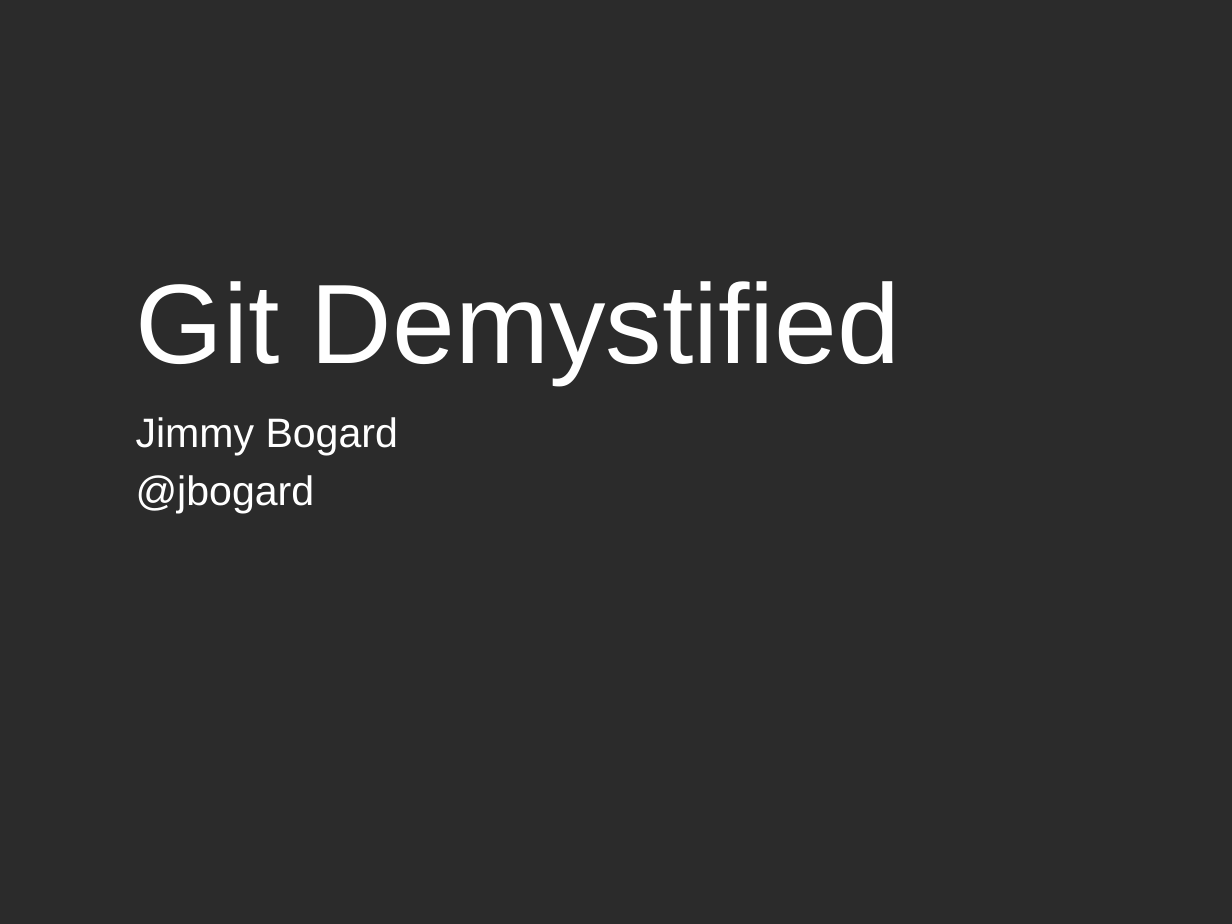
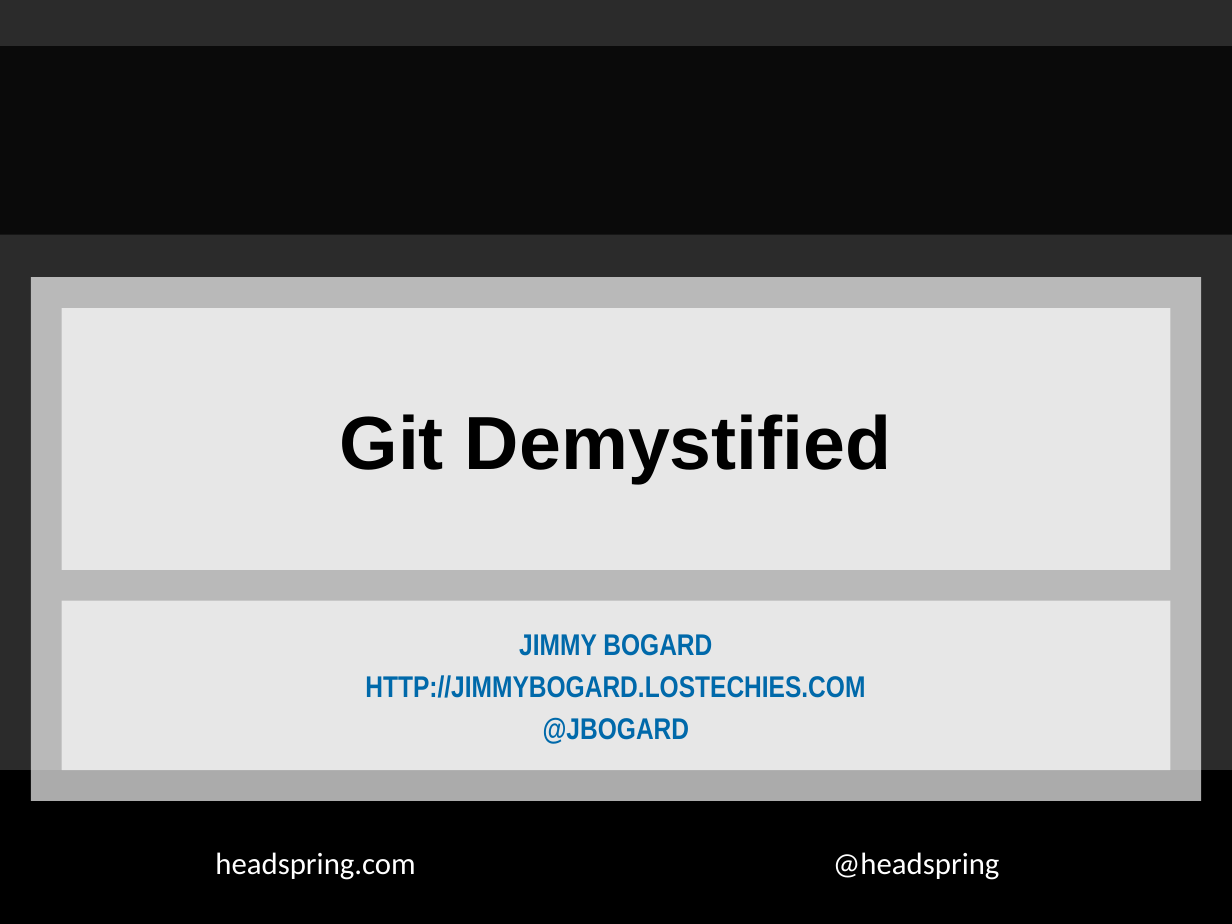
Before and after one commit to jbogard/presentations, a slide deck: slide 1 of GitDemystified/Git Demystified.pptx. Drawn at 1232x924 pixels with LibreOffice and Linux fonts; fonts in the diff are those of the drawing; background and template pictures are left out; a plain dark background stands for a picture behind light text. Boxes give left, top, right and bottom in pixels: in the first picture for what was removed or moved away, otherwise in the second. Text is boxed around its words. In the diff, an @@ line names an element or a change of style, - is before the commit and + after.

Commit message:
Updated ppt

```diff
--- a/GitDemystified/Git Demystified.pptx
+++ b/GitDemystified/Git Demystified.pptx
@@ rectangle added at box(0, 47, 1232, 235), fill #000000 at 75% opacity @@
@@ rectangle added at box(31, 277, 1201, 801), fill #FFFFFF at 67% opacity @@
@@ title "Git Demystified": place and size @@
-title "Git Demystified" at box(136, 281, 901, 383)
+title "Git Demystified" at box(62, 308, 1170, 569)
@@ title "Git Demystified" at box(62, 308, 1170, 569): size 66 to 44 pt, text colour #FFFFFF to #000000, bold on; alignment left to centre; fill none to #FFFFFF at 67% opacity @@
@@ subtitle removed at box(136, 417, 398, 513) @@
-Jimmy Bogard
-@jbogard
@@ subtitle added at box(62, 601, 1170, 771), fill #FFFFFF at 67% opacity, 17.5 pt, text #0069AA, bold @@
+JIMMY BOGARD
+HTTP://JIMMYBOGARD.LOSTECHIES.COM
+@JBOGARD
@@ rectangle added at box(0, 770, 1232, 924), fill #000000 @@
@@ text added at box(215, 852, 415, 880), 18 pt, text #FFFFFF @@
+headspring.com
@@ text added at box(833, 852, 1000, 880), 18 pt, text #FFFFFF @@
+@headspring
```
Also in this commit, not shown: 68 other slides changed, 2 slides removed.
